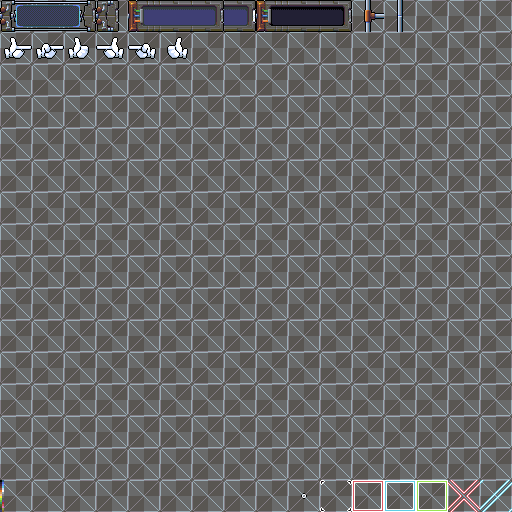
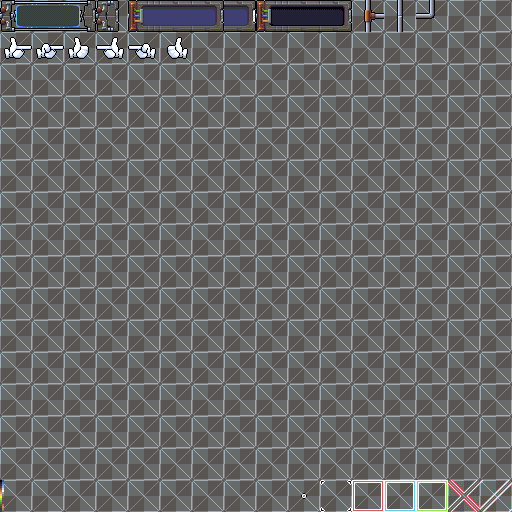
Layer changes from the first 512 x 512 image to the second:
renamed "Layer 4" to "UI", painted on it over bbox(416, 0, 435, 19)
